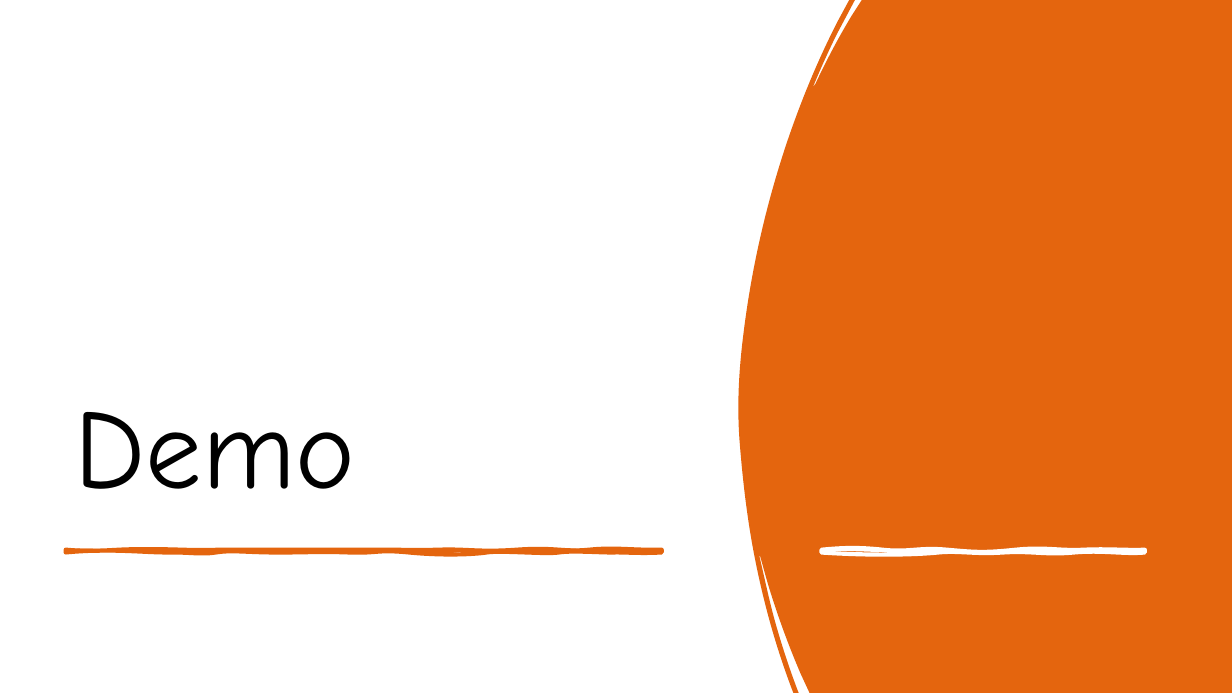
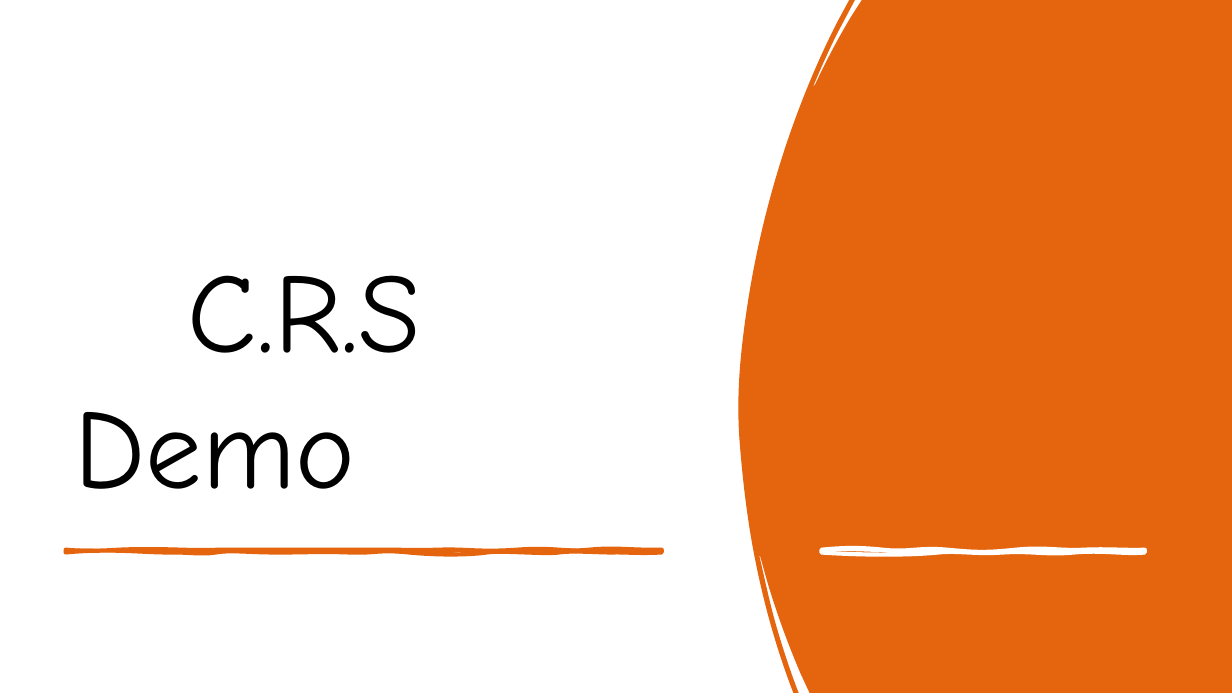
Before and after one commit to rupeshghimirey/CarReservationSystem, a slide deck: slide 5 of presenation/JavaCRSPresentation.pptx. Drawn at 1232x693 pixels with LibreOffice and Linux fonts; fonts in the diff are those of the drawing. Boxes give left, top, right and bottom in pixels: in the first picture for what was removed or moved away, otherwise in the second. Text is boxed around its words. In the diff, an @@ line names an element or a change of style, - is before the commit and + after.

```diff
--- a/presenation/JavaCRSPresentation.pptx
+++ b/presenation/JavaCRSPresentation.pptx
@@ title at [75,275,422,489]: text changed @@
-Demo
+C.R.S Demo
```
Also in this commit, not shown: 5 other slides changed, 1 other file.
